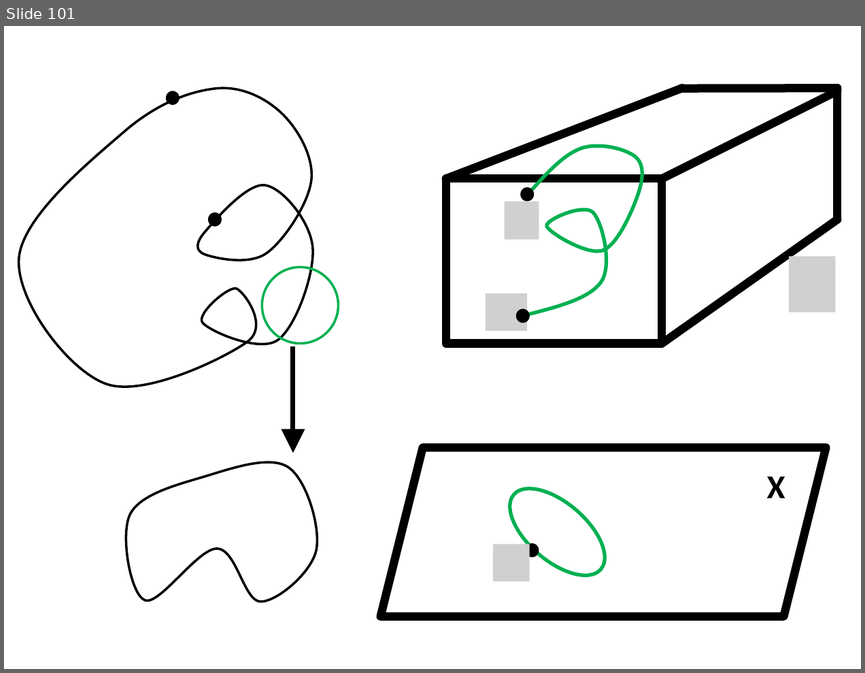
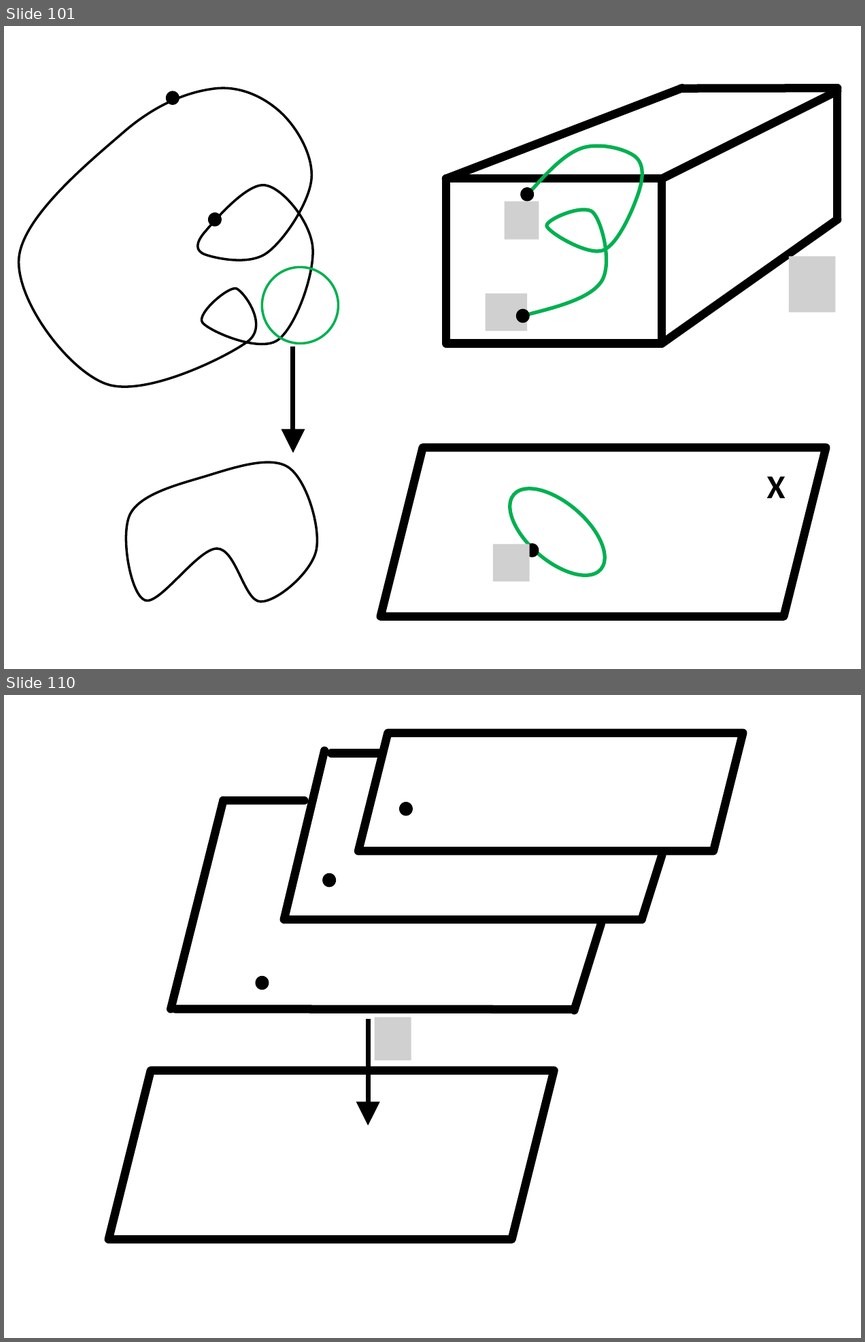
Before and after one commit to lutteropp/GeoTopo, a slide deck: images/Bilder.pptx. Shown one above the other, each under a label of ours: slide 101 before the commit, slides 101 and 110 after it; the slides between them are not shown. The pictures are 865x673 and 865x1342 pixels, drawn with LibreOffice and Linux fonts; fonts in the diff are those of the drawing; grey boxes stand for pictures. Boxes give left, top, right and bottom in pixels: in the first picture for what was removed or moved away, otherwise in the second. Text is boxed around its words. In the diff, an @@ line names an element or a change of style, - is before the commit and + after.

```diff
--- a/images/Bilder.pptx
+++ b/images/Bilder.pptx
@@ slide 110 added at (x1=4, y1=695, x2=861, y2=1338), background #FFFFFF @@
@@ parallelogram added at (x1=358, y1=732, x2=742, y2=851), outline #000000 7 pt @@
@@ line added from (324, 751) to (284, 919), #000000 7 pt @@
@@ line added from (331, 753) to (379, 753), #000000 7 pt @@
@@ line added from (224, 800) to (171, 1008), #000000 7 pt @@
@@ line added from (224, 800) to (304, 800), #000000 7 pt @@
@@ ellipse added at (x1=399, y1=802, x2=413, y2=816), fill #000000 @@
@@ line added from (662, 854) to (641, 919), #000000 7 pt @@
@@ ellipse added at (x1=323, y1=873, x2=337, y2=887), fill #000000 @@
@@ line added from (285, 919) to (641, 919), #000000 7 pt @@
@@ line added from (601, 923) to (574, 1011), #000000 7 pt @@
@@ ellipse added at (x1=255, y1=976, x2=269, y2=989), fill #000000 @@
@@ line added from (175, 1008) to (571, 1009), #000000 7 pt @@
@@ arrow added from (368, 1019) to (368, 1125), #000000 4 pt @@
@@ picture added at (x1=374, y1=1017, x2=411, y2=1060) @@
@@ parallelogram added at (x1=109, y1=1070, x2=554, y2=1239), outline #000000 7 pt @@
```
Also in this commit, not shown: 11 other slides added, 13 other files.
